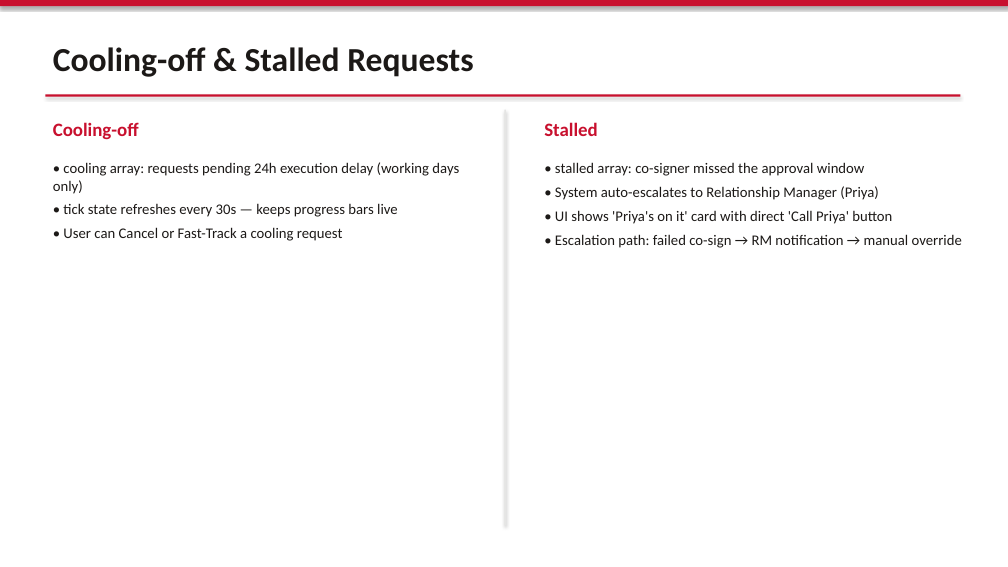
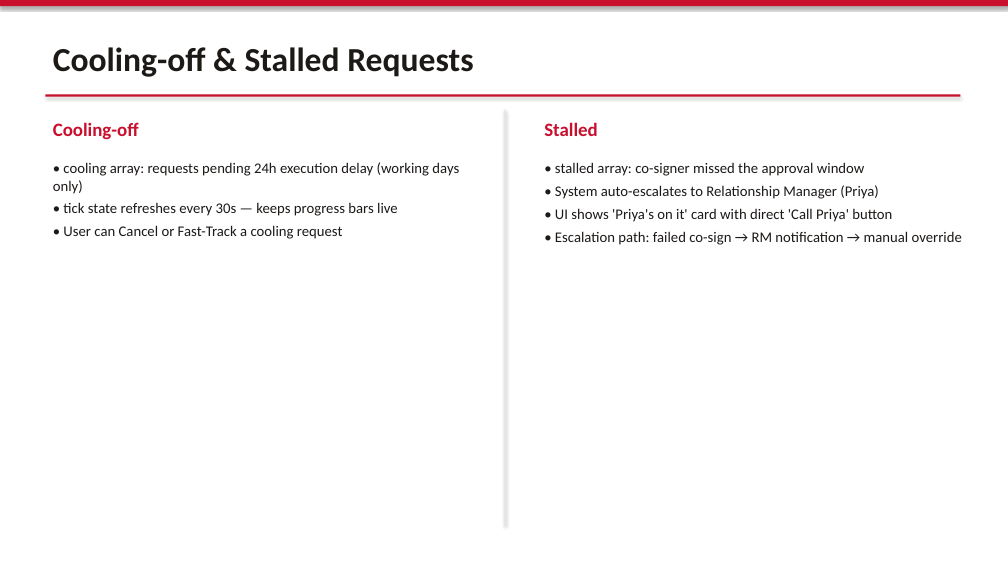
Before and after one commit to imscots-ui/santander, a slide deck: slide 8 of Santander_Architecture.pptx. Drawn at 1008x567 pixels with LibreOffice and Linux fonts; fonts in the diff are those of the drawing. Boxes give left, top, right and bottom in pixels: in the first picture for what was removed or moved away, otherwise in the second. Text is boxed around its words. In the diff, an @@ line names an element or a change of style, - is before the commit and + after.

```diff
--- a/Santander_Architecture.pptx
+++ b/Santander_Architecture.pptx
@@ text "• cooling array: requests pending ..." at [53, 162, 459, 239]: less space between paragraphs @@
@@ text "• stalled array: co-signer missed ..." at [555, 162, 962, 245]: less space between paragraphs @@
```
Also in this commit, not shown: 7 other slides changed, 7 other files.
